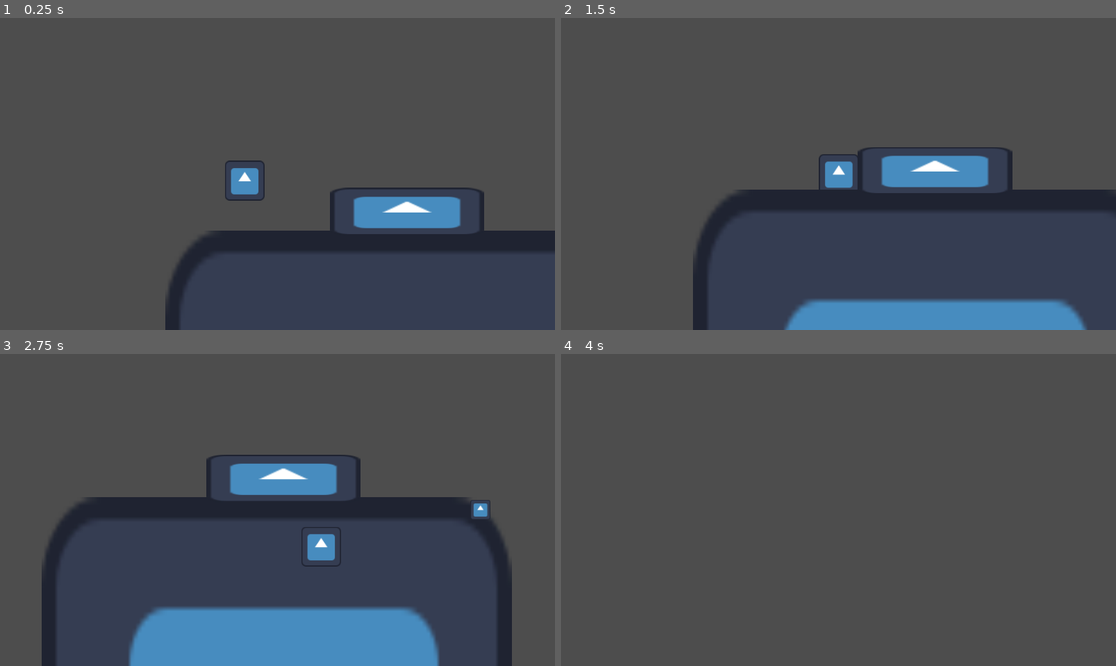
Above: before the commit, frames 1-4 (two rows, left to right).
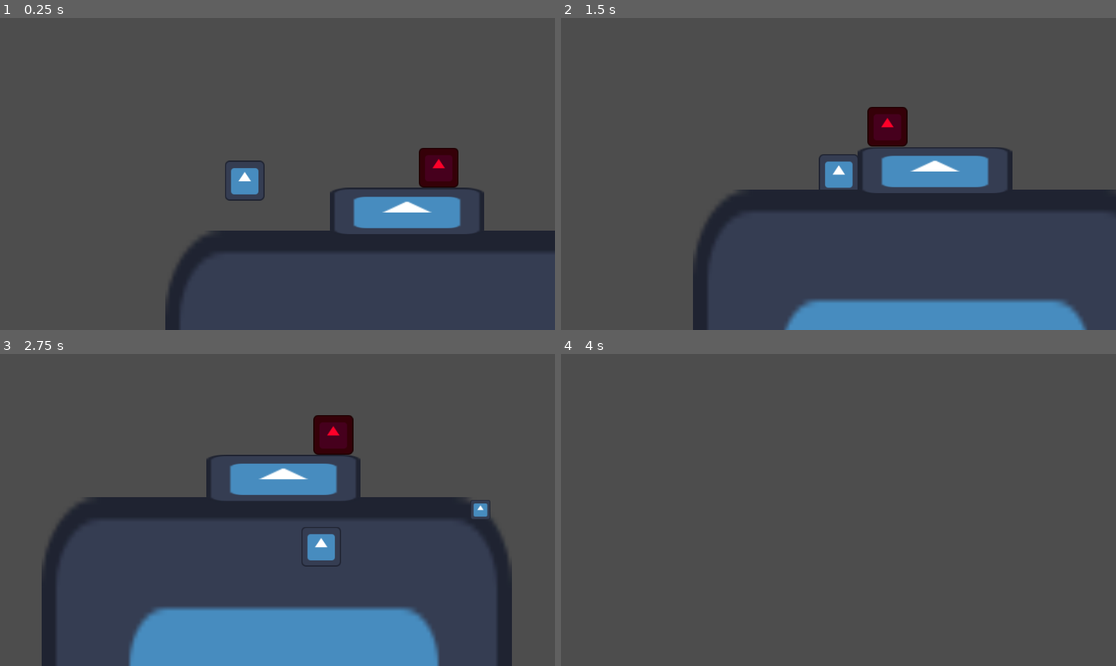
Above: after the commit, the same moments.

Repository: kaqui-null/arcane-alchemists
Game: Godot game, scene res://scenes/tutorial.tscn
Same seed, same stepped clock (60 frames per second), same inputs: the game is played once before the commit and once after it. This scene is started directly instead of the project's main scene. The engine's default icon, where the game draws it, is replaced by a stand-in: a white triangle on a blue panel in a dark square.
Inputs (mouse positions are in pixels of both pictures, inside the frame that each line leads up to):
- Up to frame 1 (0.25 s): no input
- Up to frame 2 (1.5 s): tap Enter (change_camera) at 0.5, 1.35 s; move the mouse to (960, 158) at 0.52 s; hold D (right) 0.53-1.28 s; hold Ctrl (aim_mode) 0.53-1.28 s; tap Space (jump) at 0.77, 1.25 s; move the mouse to (727, 189) at 1.27 s; hold S (down) from 1.28 s (still down)
- Up to frame 3 (2.75 s): tap Space (jump) at 1.52 s; move the mouse to (333, 441) at 2.02 s; release S (down) at 2.03 s; press the mouse at (333, 441) at 2.03 s; hold D (right) from 2.03 s (still down)
- Up to frame 4 (4 s): move the mouse to (810, 572) at 2.77 s; release D (right) at 2.78 s; release the mouse at (810, 572) at 2.78 s; hold W (up) 2.78-3.53 s; right-click (810, 572) at 2.85 s; tap Space (jump) at 3.02, 3.77 s; move the mouse to (1005, 556) at 3.52 s; hold A (left) from 3.53 s (still down); hold Ctrl (aim_mode) from 3.53 s (still down)

The runs differ from the first frame. In frame 1, 0.9% of the frame differs, in the area x 75-83%, y 41-55%; in frame 2, 0.9%, in the area x 55-63%, y 28-42%; in frame 3, 0.9%; in frame 4, nothing differs.

Commit message:
sidescroller enemy and kill it by shooting

Diff:
--- a/scenes/Magic.tscn
+++ b/scenes/Magic.tscn
@@ -7,6 +7,8 @@
 radius = 0.0661234
 
 [node name="Magic" type="Area3D"]
+collision_layer = 5
+collision_mask = 5
 script = ExtResource("1_qfcg7")
 
 [node name="Sprite3D" type="Sprite3D" parent="."]
@@ -15,3 +17,5 @@
 
 [node name="CollisionShape3D" type="CollisionShape3D" parent="."]
 shape = SubResource("SphereShape3D_cxktf")
+
+[connection signal="body_entered" from="." to="." method="_on_body_entered"]
--- /dev/null
+++ b/scenes/enemies (sidescroller)/line_enemy.tscn
@@ -0,0 +1,49 @@
+[gd_scene load_steps=5 format=3 uid="uid://y80ajigyfgkw"]
+
+[ext_resource type="Texture2D" uid="uid://dc6a3tcbuk2hi" path="res://icon.svg" id="1_gq87g"]
+[ext_resource type="Script" uid="uid://c12p5f2gd8oby" path="res://scripts/line_enemy.gd" id="1_iudch"]
+
+[sub_resource type="BoxShape3D" id="BoxShape3D_d6p01"]
+size = Vector3(0.251242, 0.242569, 0.213501)
+
+[sub_resource type="BoxShape3D" id="BoxShape3D_4opvu"]
+size = Vector3(0.00954032, 0.190895, 0.167725)
+
+[node name="LineEnemy" type="CharacterBody3D"]
+collision_layer = 4
+collision_mask = 7
+script = ExtResource("1_iudch")
+
+[node name="Sprite3D" type="Sprite3D" parent="."]
+transform = Transform3D(0.2, 0, 0, 0, 0.2, 0, 0, 0, 0.2, 0, 0, 0)
+modulate = Color(0.992895, 0, 0.168342, 1)
+texture = ExtResource("1_gq87g")
+
+[node name="CollisionShape3D" type="CollisionShape3D" parent="."]
+transform = Transform3D(1, 0, 0, 0, 1, 0, 0, 0, 1, 0.00262427, 0.00209808, 0.0116577)
+shape = SubResource("BoxShape3D_d6p01")
+
+[node name="LeftArea" type="Area3D" parent="."]
+collision_mask = 3
+
+[node name="CollisionShape3D" type="CollisionShape3D" parent="LeftArea"]
+transform = Transform3D(1, 0, 0, 0, 1, 0, 0, 0, 1, -0.140968, 0.0326271, 0.0223389)
+shape = SubResource("BoxShape3D_4opvu")
+
+[node name="LeftEdgeCast" type="RayCast3D" parent="."]
+transform = Transform3D(1, 0, 0, 0, 1, 0, 0, 0, 1, -0.127119, -0.100212, 0)
+target_position = Vector3(0, -0.2, 0)
+
+[node name="RightArea" type="Area3D" parent="."]
+collision_mask = 3
+
+[node name="CollisionShape3D" type="CollisionShape3D" parent="RightArea"]
+transform = Transform3D(1, 0, 0, 0, 1, 0, 0, 0, 1, 0.141, 0.033, 0.022)
+shape = SubResource("BoxShape3D_4opvu")
+
+[node name="RightEdgeCast" type="RayCast3D" parent="."]
+transform = Transform3D(1, 0, 0, 0, 1, 0, 0, 0, 1, 0.127, -0.1, 0)
+target_position = Vector3(0, -0.2, 0)
+
+[connection signal="body_entered" from="LeftArea" to="." method="_on_left_area_body_entered"]
+[connection signal="body_entered" from="RightArea" to="." method="_on_right_area_body_entered"]
--- a/scenes/player.tscn
+++ b/scenes/player.tscn
@@ -11,6 +11,8 @@
 radius = 0.0653703
 
 [node name="Player" type="CharacterBody3D"]
+collision_layer = 2
+collision_mask = 7
 script = ExtResource("1_g2els")
 magic_scene = ExtResource("2_dqkch")
 
--- a/scenes/tutorial.tscn
+++ b/scenes/tutorial.tscn
@@ -1,7 +1,8 @@
-[gd_scene load_steps=19 format=3 uid="uid://b1dnrlagkjo1l"]
+[gd_scene load_steps=20 format=3 uid="uid://b1dnrlagkjo1l"]
 
 [ext_resource type="Script" uid="uid://dx0uils3r184p" path="res://scripts/main.gd" id="1_ph3nu"]
 [ext_resource type="PackedScene" uid="uid://elwjvp2ru3iq" path="res://scenes/player.tscn" id="2_4kmhl"]
+[ext_resource type="PackedScene" uid="uid://y80ajigyfgkw" path="res://scenes/enemies (sidescroller)/line_enemy.tscn" id="3_4kmhl"]
 [ext_resource type="Texture2D" uid="uid://dc6a3tcbuk2hi" path="res://icon.svg" id="3_cq4me"]
 
 [sub_resource type="BoxShape3D" id="BoxShape3D_6yjpi"]
@@ -65,6 +66,9 @@
 [node name="Player" parent="." instance=ExtResource("2_4kmhl")]
 transform = Transform3D(1, 0, 0, 0, 1, 0, 0, 0, 1, -1.02004, 0.633079, 0.00333869)
 
+[node name="LineEnemy" parent="." instance=ExtResource("3_4kmhl")]
+transform = Transform3D(1, 0, 0, 0, 1, 0, 0, 0, 1, 0.348768, 0.477598, 0)
+
 [node name="Ground" type="Node3D" parent="."]
 
 [node name="StaticBody3D3" type="StaticBody3D" parent="Ground"]
--- /dev/null
+++ b/scripts/line_enemy.gd
@@ -0,0 +1,36 @@
+extends CharacterBody3D
+
+@onready var left_raycast = $LeftEdgeCast
+@onready var right_raycast = $RightEdgeCast
+@export var speed = 0.5
+
+var health = 100
+var facing_direction = -1
+
+func _physics_process(delta):
+	if is_on_floor():
+		if !left_raycast.is_colliding() and facing_direction == -1:
+			flip_direction()
+		elif !right_raycast.is_colliding() and facing_direction == 1:
+			flip_direction()
+
+	velocity.y += get_gravity().y * delta
+	velocity.x = speed * facing_direction
+	move_and_slide()
+
+func take_damage(damage):
+	health -= damage
+	if health <= 0:
+		die()
+
+func die():
+	queue_free()
+
+func flip_direction():
+	facing_direction *= -1
+
+func _on_left_area_body_entered(body: Node3D) -> void:
+	facing_direction = 1
+
+func _on_right_area_body_entered(body: Node3D) -> void:
+	facing_direction = -1
--- a/scripts/magic.gd
+++ b/scripts/magic.gd
@@ -2,6 +2,7 @@
 
 @export var speed = 10.0
 var direction = Vector3.RIGHT  # ou LEFT, será substituído ao instanciar
+var damage = 5
 
 func _physics_process(delta):
 	position += direction * speed * delta
@@ -9,3 +10,9 @@
 	# remove o projétil após sair da tela
 	if abs(global_position.x) > 1000:
 		queue_free()
+
+func _on_body_entered(body: Node3D) -> void:
+	if body.has_method("take_damage"):
+		body.take_damage(damage)
+
+	queue_free()
Not shown, added: scripts/line_enemy.gd.uid
